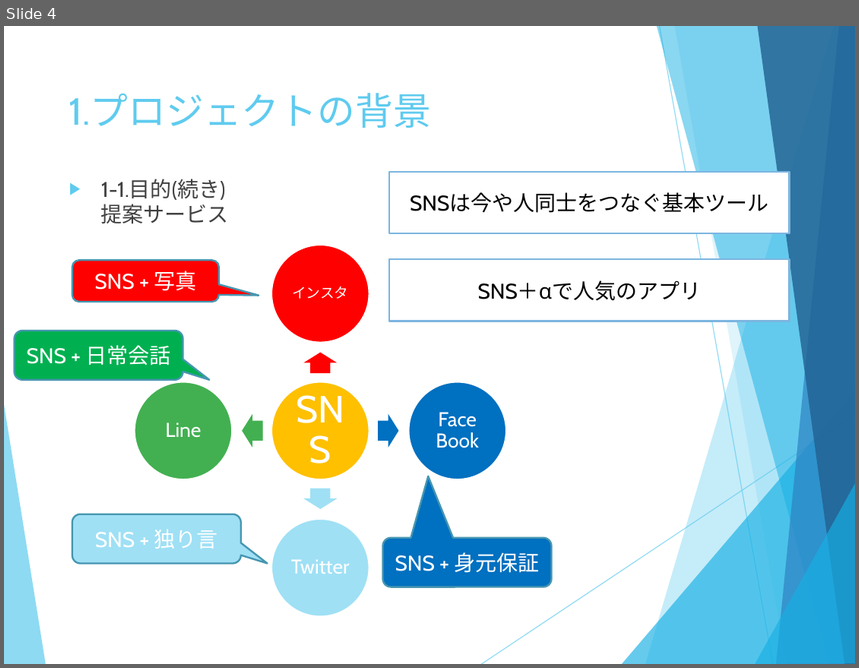
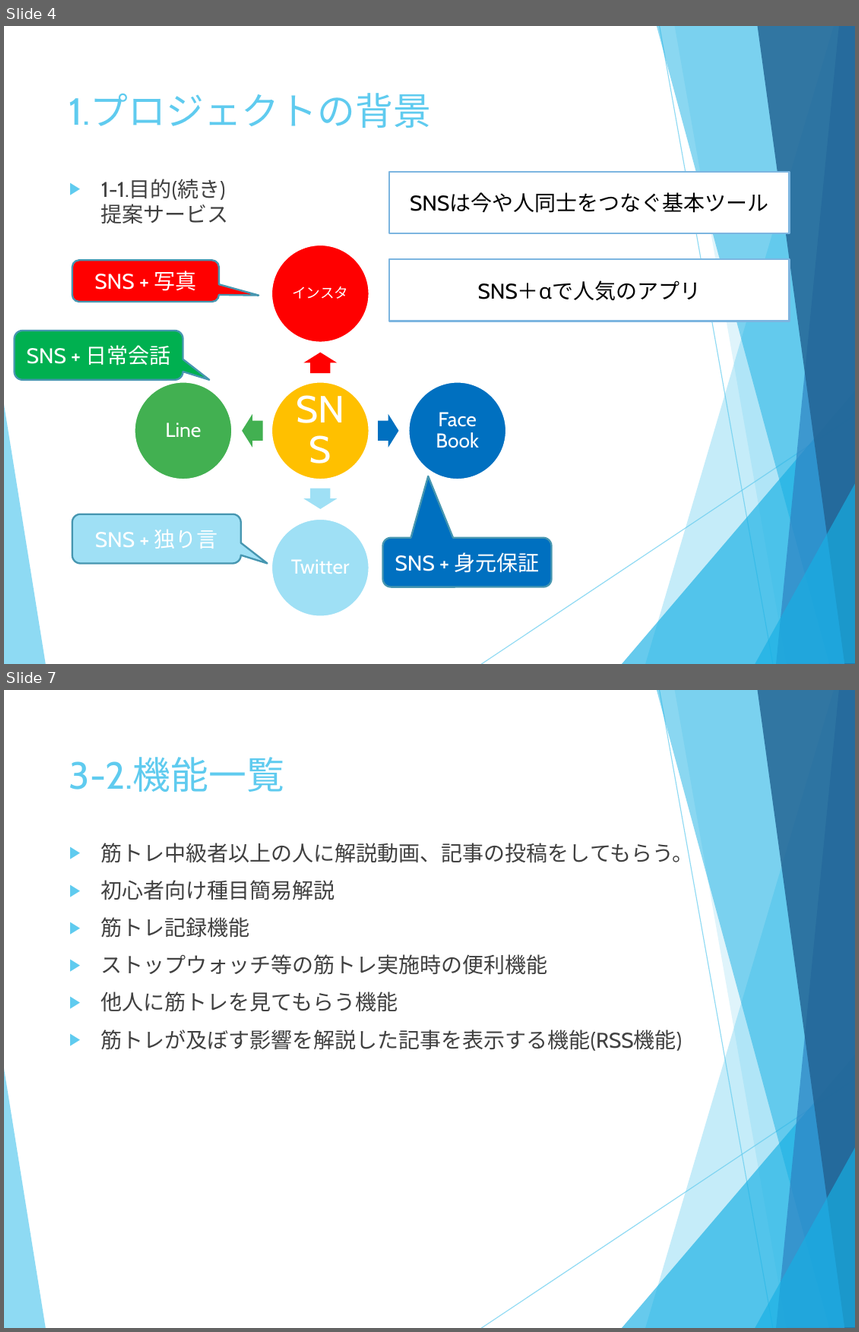
Before and after one commit to junteruki/Muscle-training-SNS, a slide deck: MuscleSNS_企画書兼要件定義書_照屋_v1.pptx. Shown one above the other, each under a label of ours: slide 4 before the commit, slides 4 and 7 after it; the slides between them are not shown. The pictures are 859x668 and 859x1332 pixels, drawn with LibreOffice and Linux fonts; fonts in the diff are those of the drawing. Boxes give left, top, right and bottom in pixels: in the first picture for what was removed or moved away, otherwise in the second. Text is boxed around its words. In the diff, an @@ line names an element or a change of style, - is before the commit and + after.

```diff
--- a/MuscleSNS_企画書兼要件定義書_照屋_v1.pptx
+++ b/MuscleSNS_企画書兼要件定義書_照屋_v1.pptx
@@ slide 7 added at (x1=4, y1=690, x2=855, y2=1328), background #FFFFFF; not listed: 10 template elements that a slide beside it also shows @@
@@ title added at (x1=69, y1=757, x2=284, y2=792), 32 pt, text #5FCBEF @@
+3-2.機能一覧
@@ text added at (x1=101, y1=840, x2=694, y2=1051), 18 pt, text #404040 @@
+▶ 筋トレ中級者以上の人に解説動画、記事の投稿をしてもらう。
+▶ 初心者向け種目簡易解説
+▶ 筋トレ記録機能
+▶ ストップウォッチ等の筋トレ実施時の便利機能
+▶ 他人に筋トレを見てもらう機能
+▶ 筋トレが及ぼす影響を解説した記事を表示する機能(RSS機能)
```
Also in this commit, not shown: 4 other slides added, 1 slide removed.
